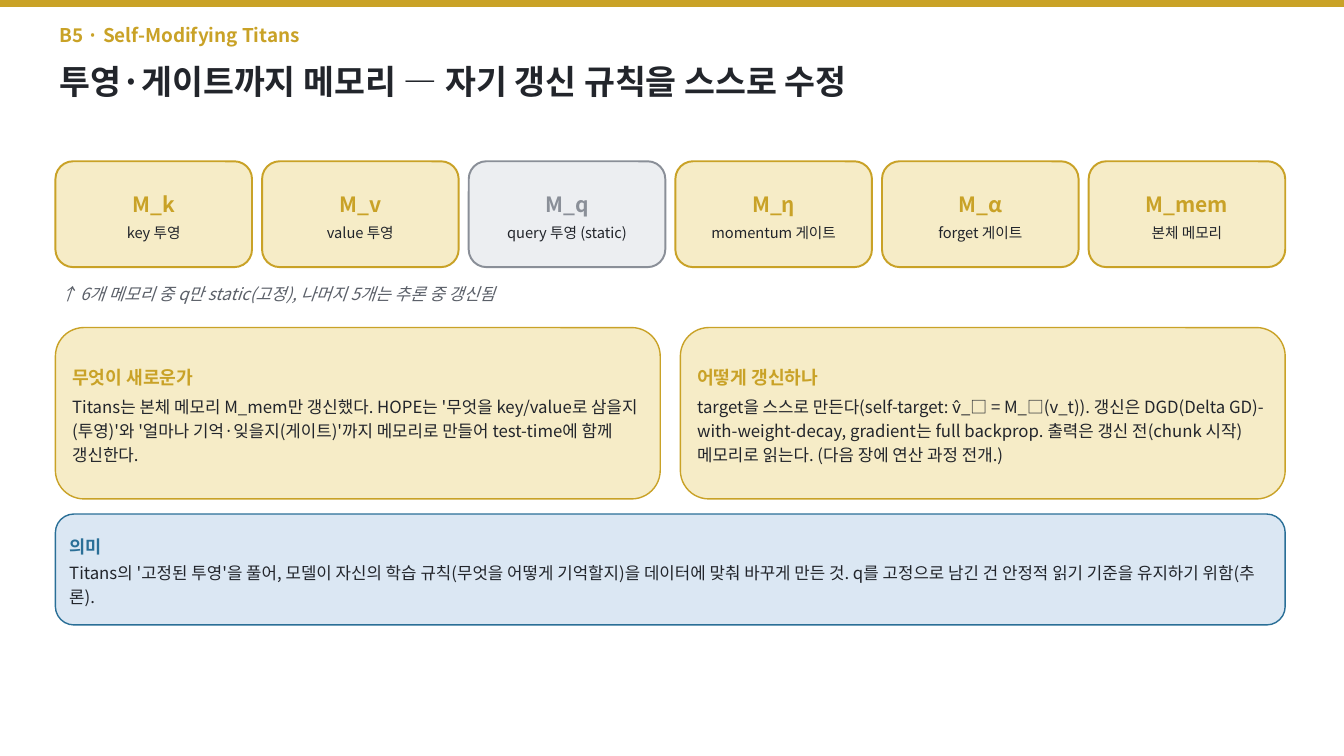
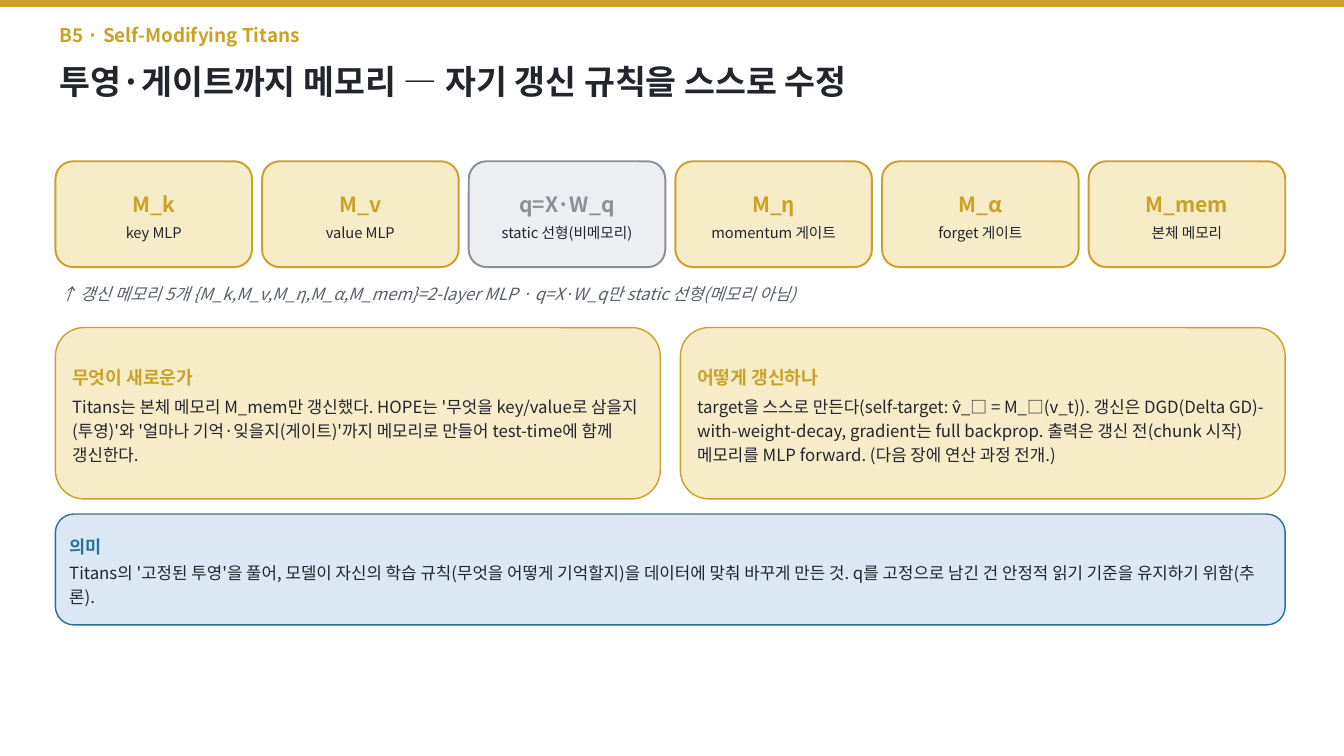
Before and after one commit to jimmylegendary/neural-memory-study, a slide deck: slide 64 of seminar/TTT-seminar.pptx. Drawn at 1344x756 pixels with LibreOffice and Linux fonts; fonts in the diff are those of the drawing. Boxes give left, top, right and bottom in pixels: in the first picture for what was removed or moved away, otherwise in the second. Text is boxed around its words. In the diff, an @@ line names an element or a change of style, - is before the commit and + after.

```diff
--- a/seminar/TTT-seminar.pptx
+++ b/seminar/TTT-seminar.pptx
@@ text in rounded rectangle at [502, 196, 633, 241]: text changed @@
-M_q
-query 투영 (static)
+q=X·W_q
+static 선형(비메모리)
@@ text in rounded rectangle at [126, 226, 182, 242]: text changed @@
-key 투영
+key MLP
@@ text in rounded rectangle at [326, 226, 395, 238]: text changed @@
-value 투영
+value MLP
@@ text at [80, 286, 796, 304]: text changed @@
-↑ 6개 메모리 중 q만 static(고정), 나머지 5개는 추론 중 갱신됨
+↑ 갱신 메모리 5개 {M_k,M_v,M_η,M_α,M_mem}=2-layer MLP · q=X·W_q만 static 선형(메모리 아님)
@@ text in rounded rectangle at [697, 399, 1264, 464]: text changed @@
-target을 스스로 만든다(self-target: v̂_□ = M_□(v_t)). 갱신은 DGD(Delta GD)-with-weight-decay, gradient는 full backprop. 출력은 갱신 전(chunk 시작) 메모리로 읽는다. (다음 장에 연산 과정 전개.)
+target을 스스로 만든다(self-target: v̂_□ = M_□(v_t)). 갱신은 DGD(Delta GD)-with-weight-decay, gradient는 full backprop. 출력은 갱신 전(chunk 시작) 메모리를 MLP forward. (다음 장에 연산 과정 전개.)
```
Also in this commit, not shown: 10 other slides changed, 2 other files.
